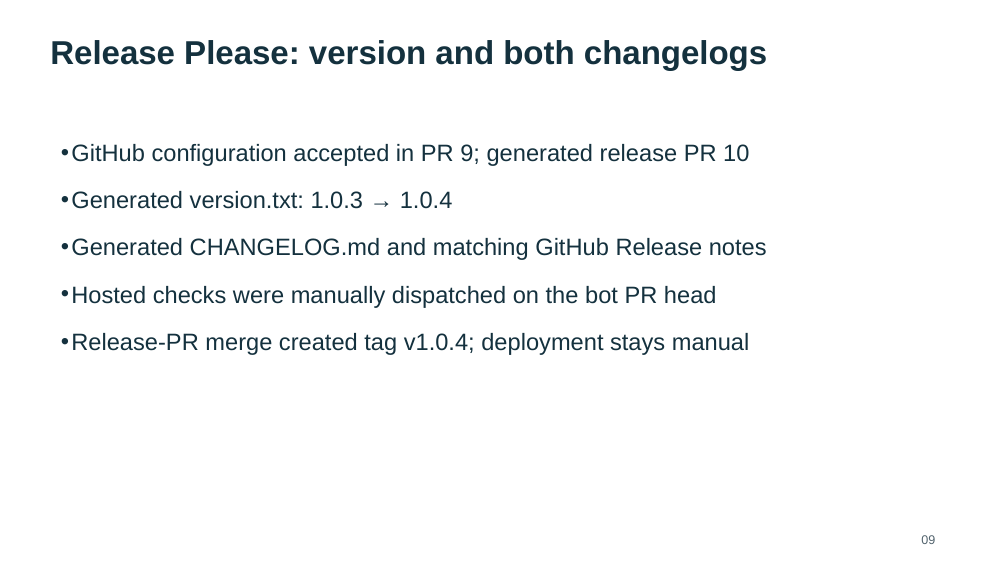
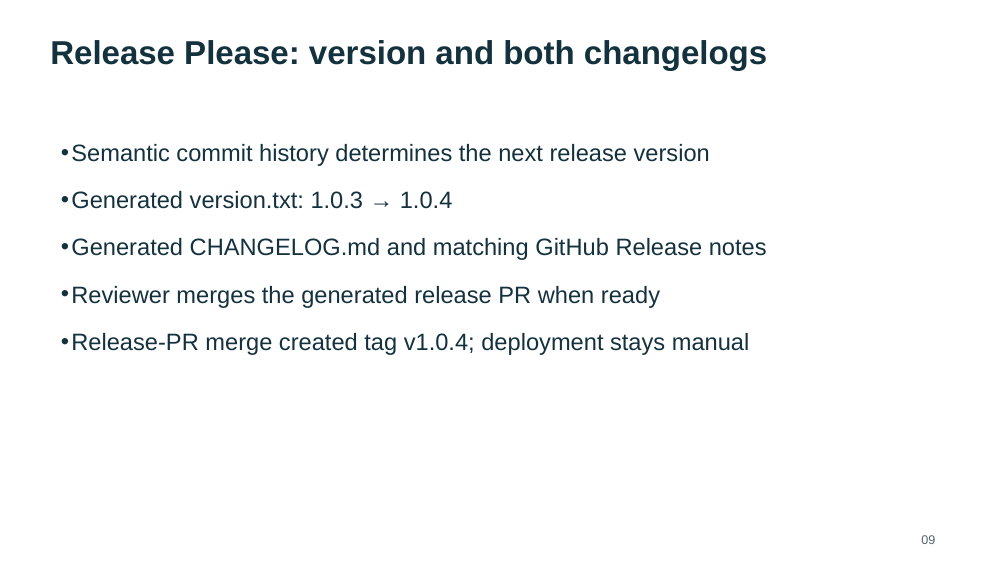
Before and after one commit to rstyczynski/APEX_CICD, a slide deck: slide 9 of progress/E.3/sprint_E.3_increment_demo.pptx. Drawn at 1008x567 pixels with LibreOffice and Linux fonts; fonts in the diff are those of the drawing. Boxes give left, top, right and bottom in pixels: in the first picture for what was removed or moved away, otherwise in the second. Text is boxed around its words. In the diff, an @@ line names an element or a change of style, - is before the commit and + after.

```diff
--- a/progress/E.3/sprint_E.3_increment_demo.pptx
+++ b/progress/E.3/sprint_E.3_increment_demo.pptx
@@ text at bbox=[71, 144, 710, 166]: text changed @@
-• GitHub configuration accepted in PR 9; generated release PR 10
+• Semantic commit history determines the next release version
@@ text at bbox=[71, 286, 660, 308]: text changed @@
-• Hosted checks were manually dispatched on the bot PR head
+• Reviewer merges the generated release PR when ready
```
Also in this commit, not shown: 6 other slides changed, 1 slide removed, 5 other files.
